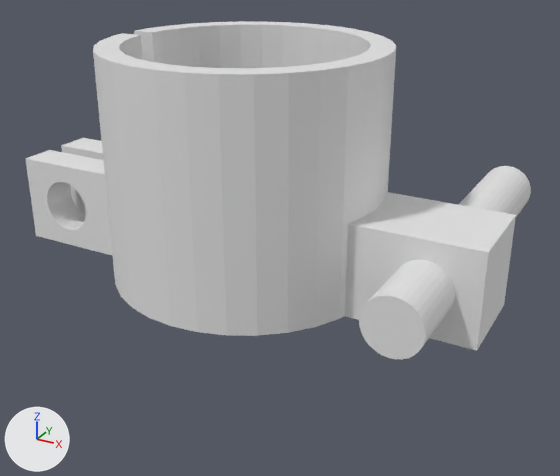
An edit to the Blender file bike/e3_holder/handle_bar_braket.blend, drawn before and after from the same camera.
Before and after are seen from a 50 mm lens placed at (41.3, -67.9, 33.4), pointed at (1.5, 4.4, -2.7). The lights are fixed; the arrows at lower left show +X, +Y and +Z.
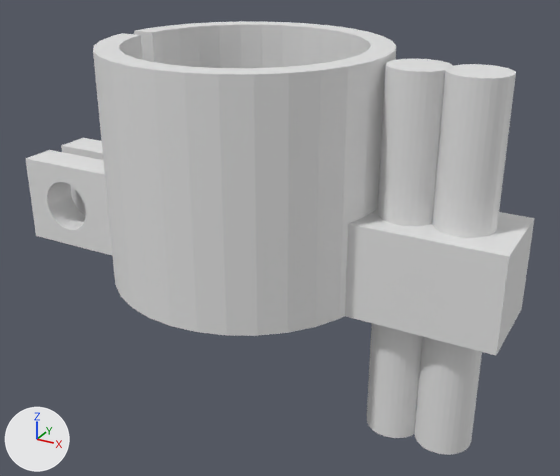
Location of each change, (x1, y1, x2, y2) in pixels of the pictures (560 x 476 px; the box of a moved part takes in the faces that stretch with it):
```json
{"object": "Cylinder.002", "change": "reshaped", "before": [26, 21, 516, 351], "after": [26, 21, 535, 355]}
{"object": "Cylinder.003", "change": "moved, turned", "before": [359, 166, 531, 359], "after": [367, 59, 453, 438]}
{"object": "Cylinder.004", "change": "added", "after": [414, 64, 516, 455]}
{"part": 1, "of": "me_cylinder_003", "change": "moved or reshaped", "before": [345, 192, 516, 351], "after": [345, 209, 535, 355]}
```

Scene script edits in JSON lines:
```json
{"block": "me_cylinder_003", "where": "# used by ob_cylinder_002; location = (0.0, 0.0, 7.5); scale = (15.0, 15.0, 12.5)"}
{"op": "remove", "block": "me_cylinder_003", "code": "me_cylinder_003.from_pydata(...)  # 446 vertices, 624 faces; spans x -1.85..1.83, y -1.0..1.0, z -1.0..1.0"}
{"op": "add", "block": "me_cylinder_003", "code": "me_cylinder_003.from_pydata(...)  # 454 vertices, 638 faces; spans x -1.85..1.95, y -1.0..1.0, z -1.0..1.0"}
{"block": "me_cylinder_003", "change": "me_cylinder_003 part 1"}
{"block": "me_cylinder_003", "change": "68 vertices are removed from x 1.26..1.83, y -0.33..0.33, z -1.0..-0.2"}
{"block": "me_cylinder_003", "change": "109 faces are deleted"}
{"block": "me_cylinder_003", "change": "46 vertices are added at x 1.39..1.95, y -0.33..0.33, z -1.0..-0.2"}
{"block": "me_cylinder_003", "change": "30 new vertices lie (0.0, 0.0, 0.8) away from vertices in x 1.39..1.79, y -0.2..0.2, z -1.0"}
{"block": "me_cylinder_003", "change": "123 new faces join them"}
{"op": "set", "path": "ob_cylinder_003.location", "old": "(21.9, 6.5, 0.0)", "new": "(18.3, 0.0, 0.0)"}
{"op": "set", "path": "ob_cylinder_003.rotation_euler", "old": "(4.712, 0.0, 0.0)", "new": "(6.283, 0.0, 0.0)", "note": "degrees (270, 0, 0) -> degrees (360, 0, 0)"}
{"op": "add", "block": "ob_cylinder_004", "code": ["ob_cylinder_004 = bpy.data.objects.new('Cylinder.004', me_cylinder_004.copy())  # the mesh of ob_cylinder_003", "ob_cylinder_004.location = (23.8, 0.0, 0.0)", "ob_cylinder_004.rotation_euler = (6.283, 0.0, 0.0)  # degrees (360, 0, 0)", "ob_cylinder_004.scale = (3.0, 3.0, 19.6)"]}
```
